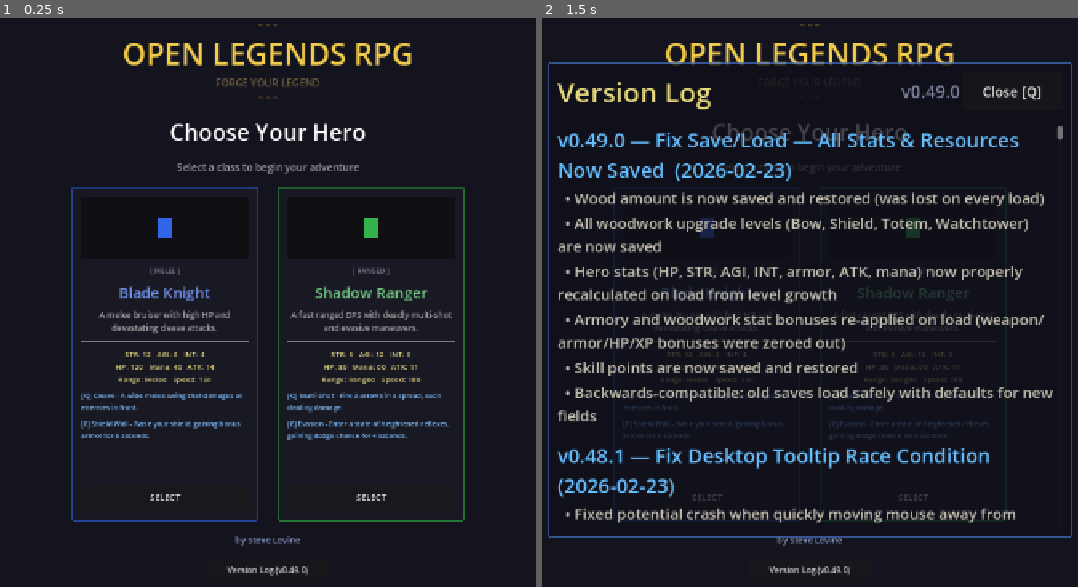
Above: before the commit, frames 1-2 (left to right).
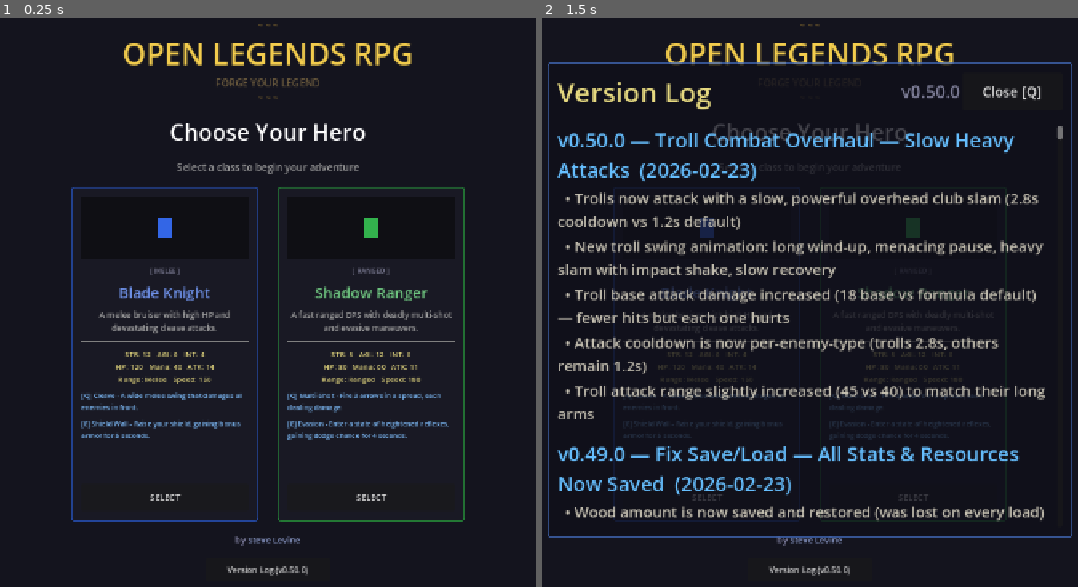
Above: after the commit, the same moments.

Repository: slxny/legends-open-rpg
Game: Godot game, scene res://scenes/main.tscn
The game is run twice, just before and just after one commit, with the same random seed, the same clock (stepped at 60 frames per second) and the same inputs.
Inputs:
- Up to frame 1 (0.25 s): no input
- Up to frame 2 (1.5 s): click "Version Log (v0.49.0)" (after the commit: "Version Log (v0.50.0)") at 0.5 s; click "SELECT" at 1.25 s

The runs differ from the first frame. In frame 1, less than 0.1% of the frame differs, in the area x 53-56%, y 96-98%; in frame 2, 14%, in the area x 2-96%, y 11-98%.

Commit message:
Add slow heavy attack behavior and animation for trolls
Trolls were using the same 1.2s attack cooldown and generic lunge
animation as every other enemy, making them feel identical to goblins.

Changes:
- Troll CAMP_TYPES: attack_cooldown=2.8s (slow), attack_damage=18
  (hard-hitting), attack_range=45 (long reach)
- attack_cooldown is now per-enemy-type: forwarded through config
  from CAMP_TYPES → _instantiate_enemy → enemy.initialize()
- New _anim_troll_slam animation (6 phases, ~1s total):
  1. Slow wind-up: rear back, stretch tall raising club (0.25s)
  2. Menacing pause at apex of swing (0.12s)
  3. Fast heavy slam forward, squash wide on impact (0.1s)
  4. Ground shake at impact point (0.12s)
  5. Slow heavy recovery pulling club back (0.2s)
  6. Settle to idle (0.2s)
- Wired "troll" into _do_attack_lunge match statement

Result: trolls attack every 2.8s with a visually distinct slow
overhead slam, dealing higher damage per hit. The 1.8s gap between
animation end and next attack makes them feel lumbering and powerful.

https://claude.ai/code/session_01L3b9EJLMRKJDXXWSLJCZYh

Diff:
--- a/scenes/enemies/creep_camp.gd
+++ b/scenes/enemies/creep_camp.gd
@@ -78,8 +78,10 @@
 		"level_range": [5, 7],
 		"sprite_type": "troll",
 		"move_speed": 60.0,
-		"attack_range": 40.0,
+		"attack_range": 45.0,
 		"aggro_range": 120.0,
+		"attack_damage": 18,
+		"attack_cooldown": 2.8,
 		"xp_reward": 35,
 		"gold_reward": 12,
 		"drop_table": "troll",
@@ -368,6 +370,8 @@
 		"weakness_factor": weakness_factor,
 		"is_mini_boss": is_mini_boss,
 	}
+	if type_data.has("attack_cooldown"):
+		config["attack_cooldown"] = type_data["attack_cooldown"]
 	if type_data.has("attack_damage"):
 		var base_atk = type_data["attack_damage"]
 		var type_max = type_data["level_range"][1]
--- a/scenes/enemies/enemy.gd
+++ b/scenes/enemies/enemy.gd
@@ -208,6 +208,7 @@
 	stats.attack_range = config.get("attack_range", 35.0)
 	stats.move_speed = config.get("move_speed", 80.0)
 	stats.primary_stat = "strength"
+	attack_cooldown = config.get("attack_cooldown", 1.2)
 
 	# Scale patrol radius with move speed — faster enemies roam much further
 	_patrol_radius = 300.0 + stats.move_speed * 3.0
@@ -830,6 +831,8 @@
 			_anim_rat_bite(dir, base_pos)
 		"goblin":
 			_anim_goblin_swing(dir, base_pos)
+		"troll":
+			_anim_troll_slam(dir, base_pos)
 		_:
 			_anim_generic_lunge(dir, base_pos)
 
@@ -875,6 +878,32 @@
 	tween.tween_property(sprite, "position", base_pos, 0.07)
 	tween.parallel().tween_property(sprite, "scale", Vector2(1.0, 1.0), 0.07)
 	tween.parallel().tween_property(sprite, "rotation", 0.0, 0.07)
+
+func _anim_troll_slam(dir: Vector2, base_pos: Vector2) -> void:
+	# Slow, heavy overhead club slam — wind up high, pause, then crush down
+	var tween = create_tween()
+	var base_mod = _base_modulate if _base_modulate else Color.WHITE
+	# Phase 1: Slow wind-up — rear back, grow tall (raising club overhead)
+	tween.tween_property(sprite, "position", base_pos - dir * 6.0 + Vector2(0, -6), 0.25)
+	tween.parallel().tween_property(sprite, "scale", _base_scale * Vector2(0.8, 1.3), 0.25)
+	# Phase 2: Brief menacing pause at the top of the swing
+	tween.tween_interval(0.12)
+	# Phase 3: Fast heavy slam forward — squash wide on impact
+	tween.tween_callback(func(): sprite.modulate = Color(1.4, 1.0, 0.8) * base_mod)
+	tween.tween_property(sprite, "position", base_pos + dir * 16.0 + Vector2(0, 4), 0.1)
+	tween.parallel().tween_property(sprite, "scale", _base_scale * Vector2(1.35, 0.7), 0.1)
+	tween.parallel().tween_property(sprite, "rotation", dir.angle() * 0.2, 0.1)
+	# Phase 4: Ground impact — hold the crush pose, shake
+	tween.tween_property(sprite, "position", base_pos + dir * 14.0 + Vector2(randf_range(-2, 2), 4), 0.06)
+	tween.tween_property(sprite, "position", base_pos + dir * 16.0 + Vector2(randf_range(-2, 2), 4), 0.06)
+	# Phase 5: Slow heavy recovery — troll is lumbering, takes time to pull club back
+	tween.tween_property(sprite, "modulate", base_mod, 0.15)
+	tween.parallel().tween_property(sprite, "position", base_pos + dir * 6.0, 0.2)
+	tween.parallel().tween_property(sprite, "scale", _base_scale * Vector2(1.1, 0.95), 0.2)
+	tween.parallel().tween_property(sprite, "rotation", 0.0, 0.2)
+	# Phase 6: Settle back to idle
+	tween.tween_property(sprite, "position", base_pos, 0.2)
+	tween.parallel().tween_property(sprite, "scale", _base_scale, 0.2)
 
 func _anim_generic_lunge(dir: Vector2, base_pos: Vector2) -> void:
 	# Standard lunge with squash-stretch for weight
--- a/scenes/ui/changelog_dialog.gd
+++ b/scenes/ui/changelog_dialog.gd
@@ -9,9 +9,21 @@
 var _is_visible: bool = false
 var _is_mobile: bool = false
 
-const GAME_VERSION := "v0.49.0"
+const GAME_VERSION := "v0.50.0"
 
 const CHANGELOG: Array[Dictionary] = [
+	{
+		"version": "v0.50.0",
+		"title": "Troll Combat Overhaul — Slow Heavy Attacks",
+		"date": "2026-02-23",
+		"entries": [
+			"Trolls now attack with a slow, powerful overhead club slam (2.8s cooldown vs 1.2s default)",
+			"New troll swing animation: long wind-up, menacing pause, heavy slam with impact shake, slow recovery",
+			"Troll base attack damage increased (18 base vs formula default) — fewer hits but each one hurts",
+			"Attack cooldown is now per-enemy-type (trolls 2.8s, others remain 1.2s)",
+			"Troll attack range slightly increased (45 vs 40) to match their long arms",
+		]
+	},
 	{
 		"version": "v0.49.0",
 		"title": "Fix Save/Load — All Stats & Resources Now Saved",
